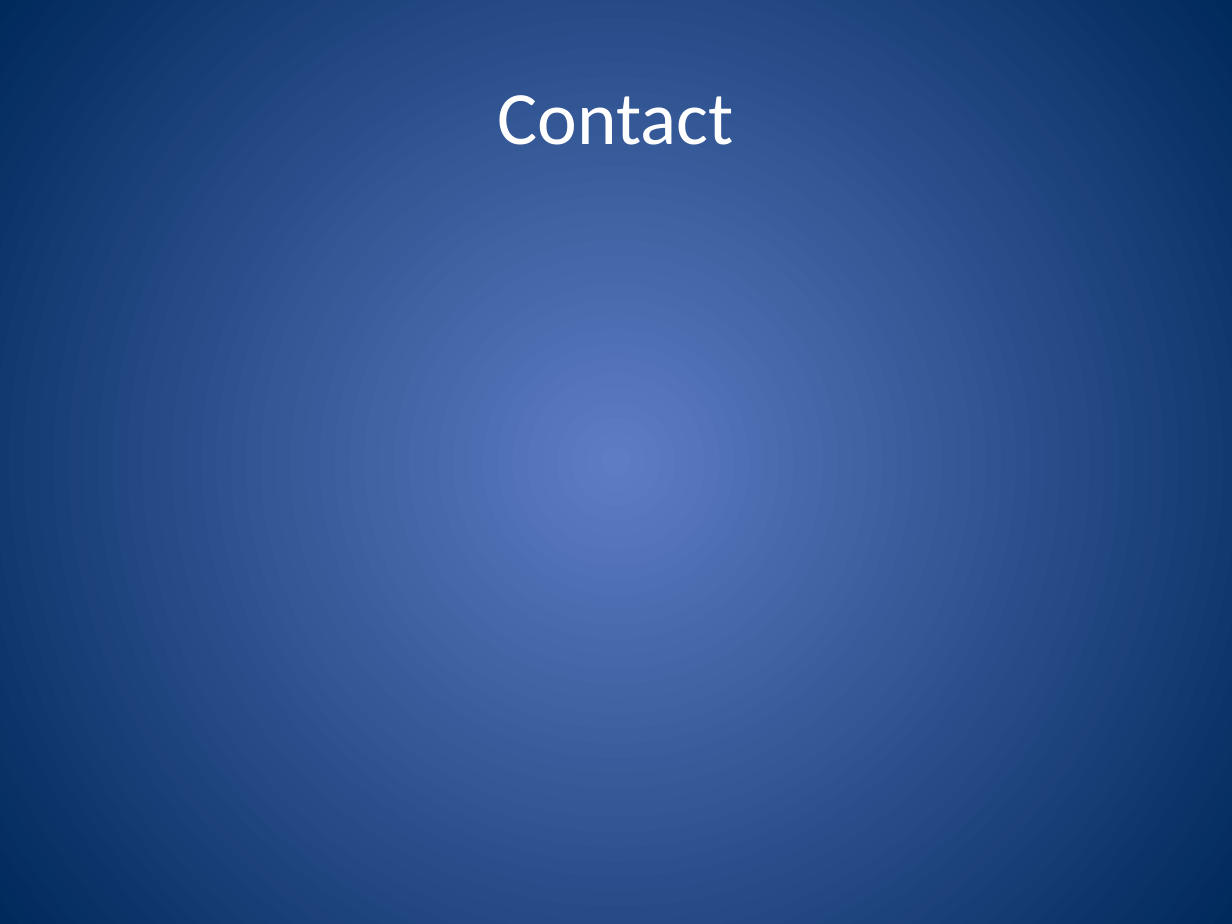
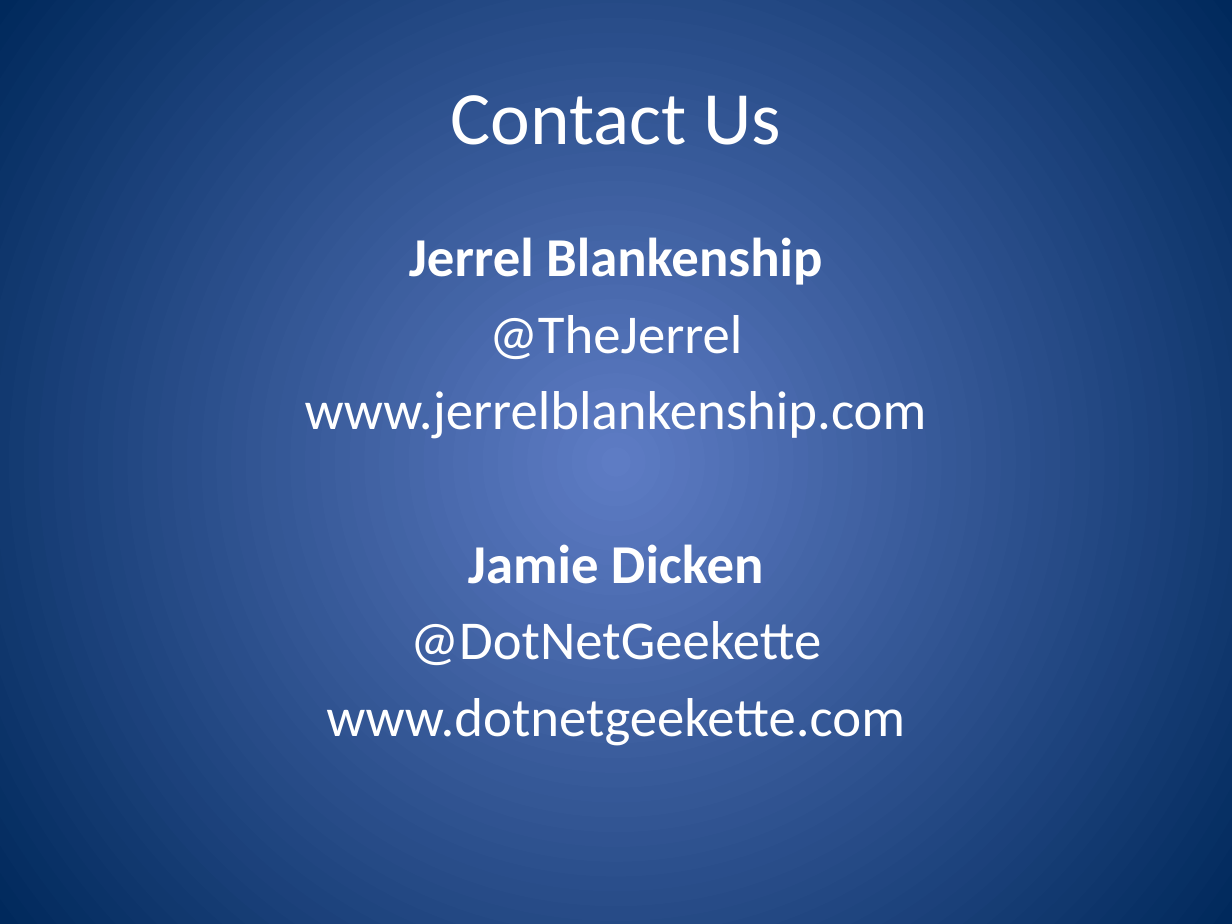
Before and after one commit to jerrelblankenship/Presentations, a slide deck: slide 15 of JointSpeakerTalks/PhoneGapXamarin/M3Conf2013/PhoneGap and Xamarin.pptx. Drawn at 1232x924 pixels with LibreOffice and Linux fonts; fonts in the diff are those of the drawing. Boxes give left, top, right and bottom in pixels: in the first picture for what was removed or moved away, otherwise in the second. Text is boxed around its words. In the diff, an @@ line names an element or a change of style, - is before the commit and + after.

```diff
--- a/JointSpeakerTalks/PhoneGapXamarin/M3Conf2013/PhoneGap and Xamarin.pptx
+++ b/JointSpeakerTalks/PhoneGapXamarin/M3Conf2013/PhoneGap and Xamarin.pptx
@@ title at [450,95,781,145]: text changed @@
-Contact
+Contact Us
@@ text added at [305,237,927,746], 32 pt, text #FFFFFF @@
+Jerrel Blankenship
+@TheJerrel
+www.jerrelblankenship.com
+Jamie Dicken
+@DotNetGeekette
+www.dotnetgeekette.com
```
Also in this commit, not shown: 2 other slides changed.
